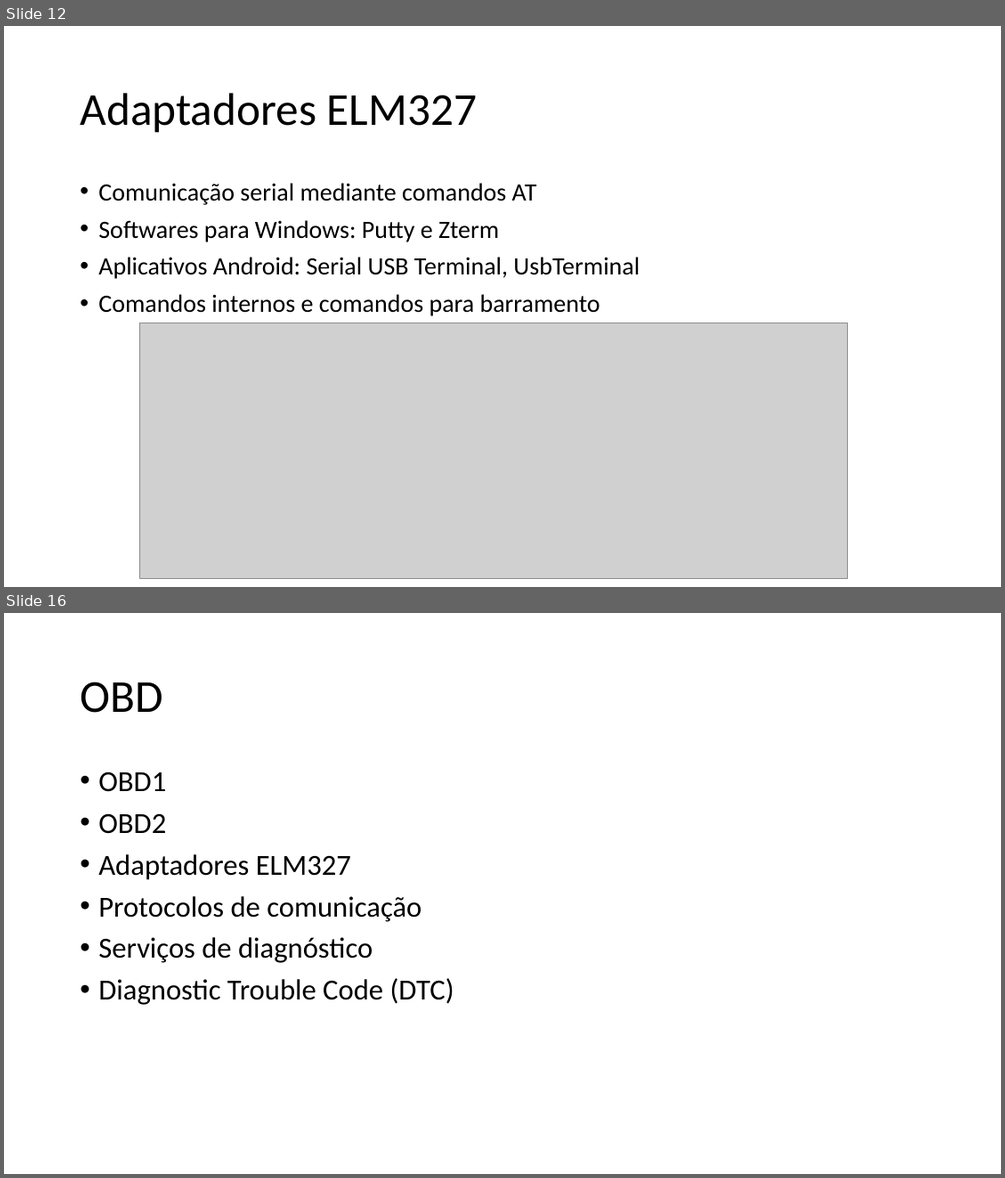
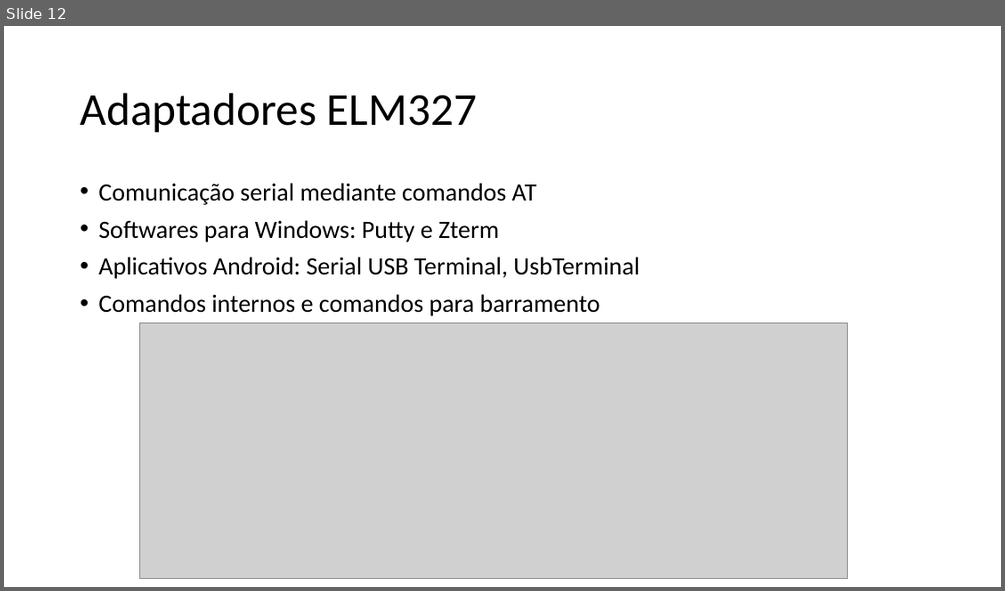
Before and after one commit to maiconn/tcc, a slide deck: apresentação/ApresentacaoTCC.pptx. Shown one above the other, each under a label of ours: slides 12 and 16 before the commit, slide 12 after it; the slides between them are not shown. The pictures are 1005x1178 and 1005x591 pixels, drawn with LibreOffice and Linux fonts; fonts in the diff are those of the drawing; grey boxes stand for pictures. Boxes give left, top, right and bottom in pixels: in the first picture for what was removed or moved away, otherwise in the second. Text is boxed around its words. In the diff, an @@ line names an element or a change of style, - is before the commit and + after.

```diff
--- a/apresentação/ApresentacaoTCC.pptx
+++ b/apresentação/ApresentacaoTCC.pptx
@@ slide 16 removed at [4,613,1001,1174], background #FFFFFF @@
@@ title removed at [80,682,162,713] @@
-OBD
@@ text removed at [98,771,454,1005] @@
-• OBD1
-• OBD2
-• Adaptadores ELM327
-• Protocolos de comunicação
-• Serviços de diagnóstico
-• Diagnostic Trouble Code (DTC)
```
Also in this commit, not shown: 4 slides changed, 2 slides added, 1 other slide removed.
